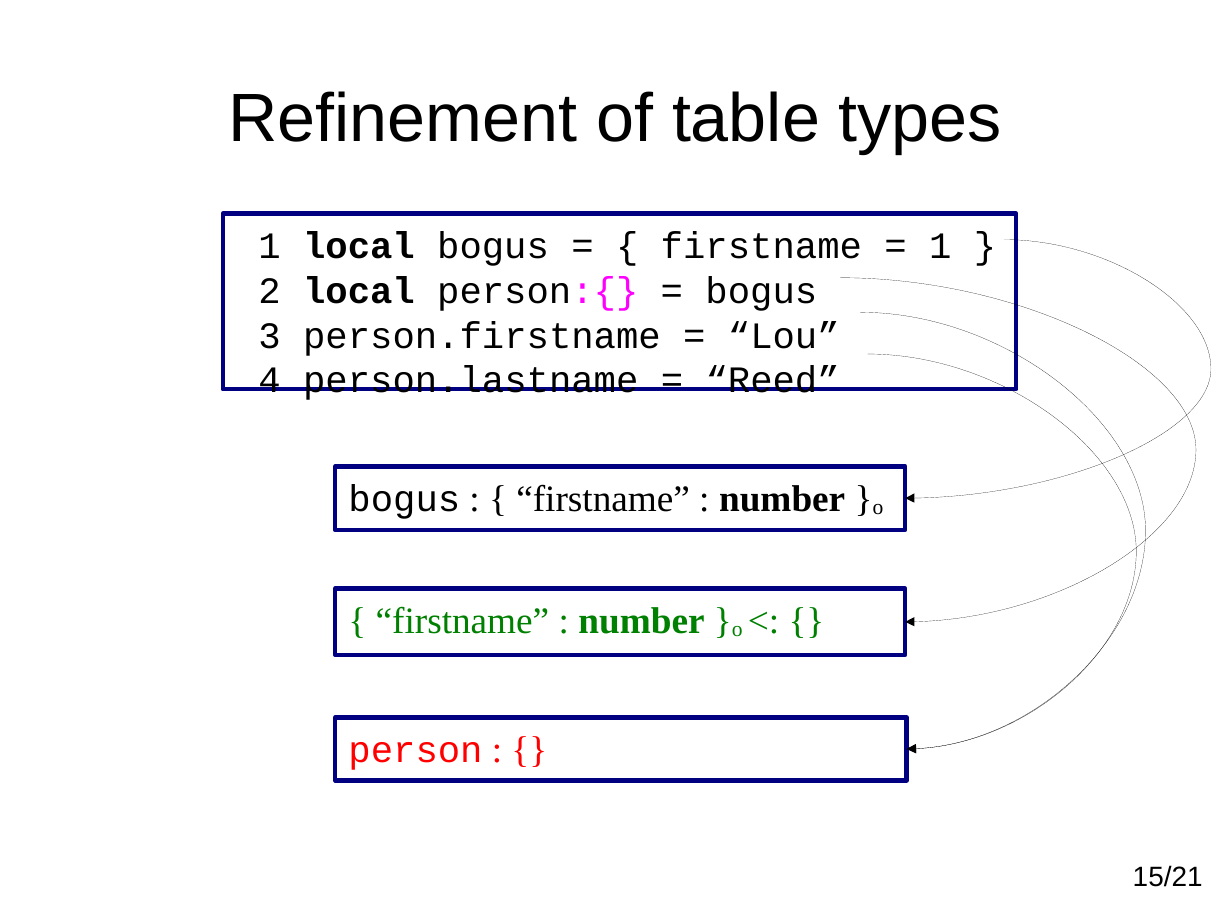
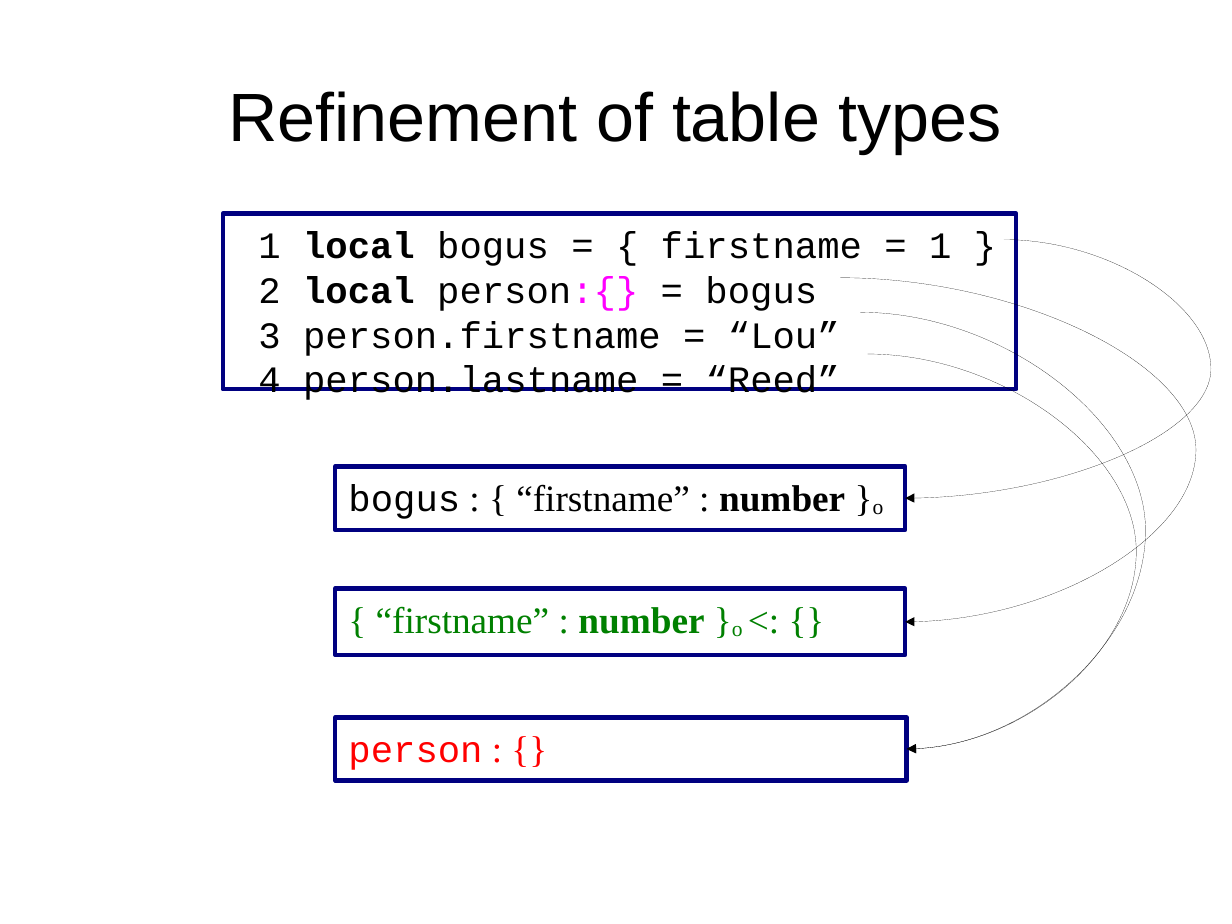
Before and after one commit to andremm/typedlua, a slide deck: slide 30 of doc/slides/dyla2014.odp (slide 15 before the commit). Drawn at 1232x924 pixels with LibreOffice and Linux fonts; fonts in the diff are those of the drawing. Boxes give left, top, right and bottom in pixels: in the first picture for what was removed or moved away, otherwise in the second. Text is boxed around its words. In the diff, an @@ line names an element or a change of style, - is before the commit and + after.

```diff
--- a/doc/slides/dyla2014.odp
+++ b/doc/slides/dyla2014.odp
@@ text removed at [1133,865,1203,887] @@
-15/21
```
Also in this commit, not shown: 4 other slides changed.
